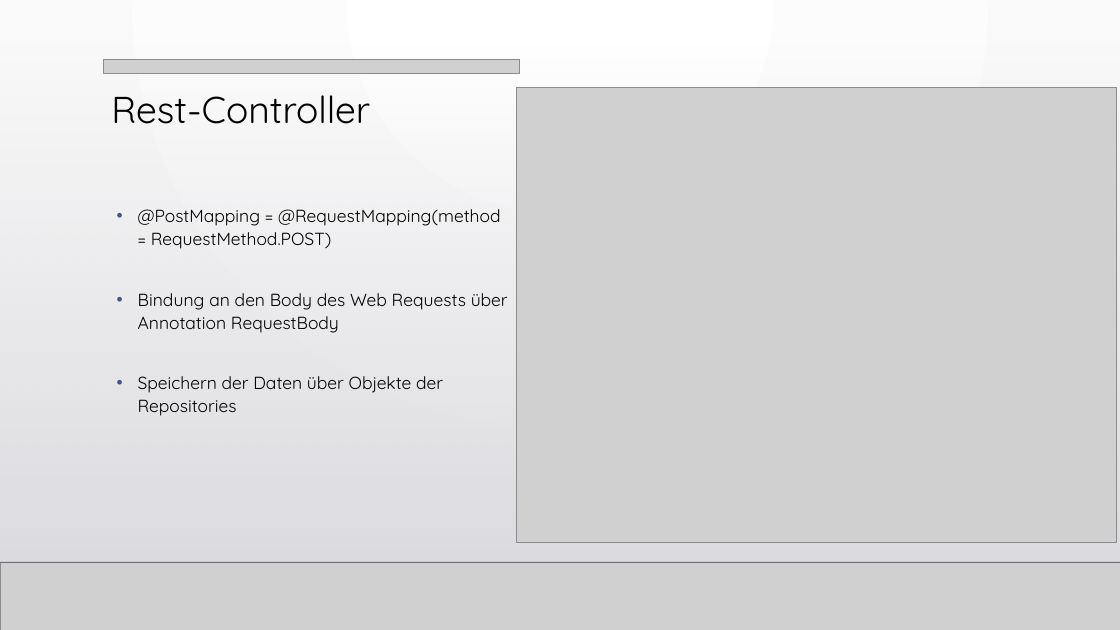
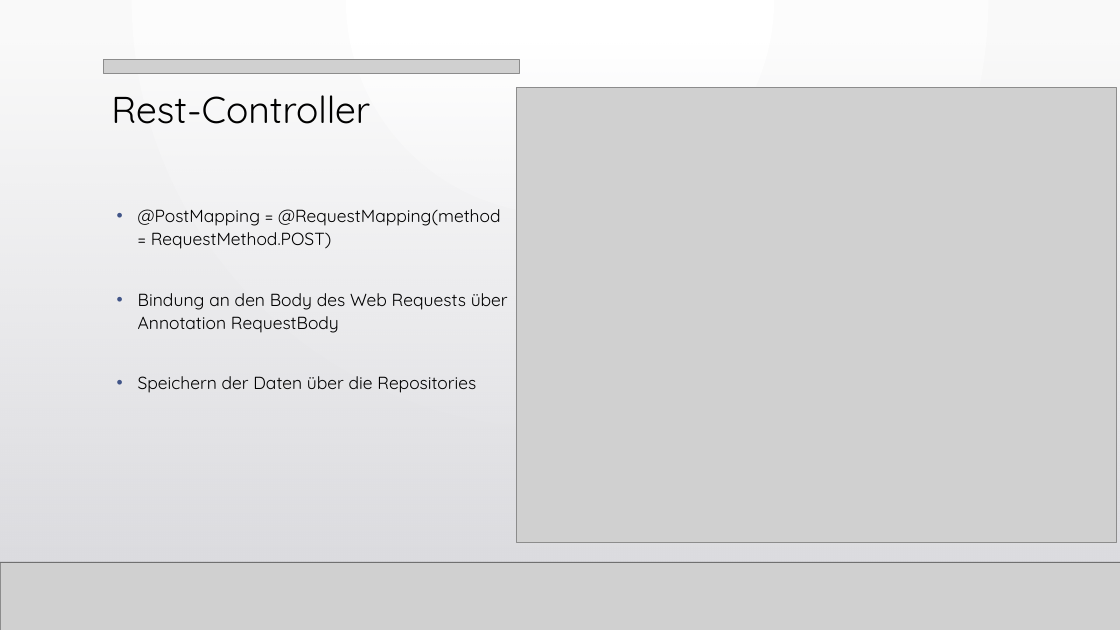
Before and after one commit to WebEngineering18/Pr-sentation, a slide deck: slide 28 of Fragebogen zum Status der Bauqualität.pptx. Drawn at 1120x630 pixels with LibreOffice and Linux fonts; fonts in the diff are those of the drawing; grey boxes stand for pictures; background and template pictures are left out. Boxes give left, top, right and bottom in pixels: in the first picture for what was removed or moved away, otherwise in the second. Text is boxed around its words. In the diff, an @@ line names an element or a change of style, - is before the commit and + after.

Commit message:
Zeile geändert

```diff
--- a/Fragebogen zum Status der Bauqualität.pptx
+++ b/Fragebogen zum Status der Bauqualität.pptx
@@ text at (138,376,476,393): text changed @@
-• Speichern der Daten über Objekte der Repositories
+• Speichern der Daten über die Repositories
```
